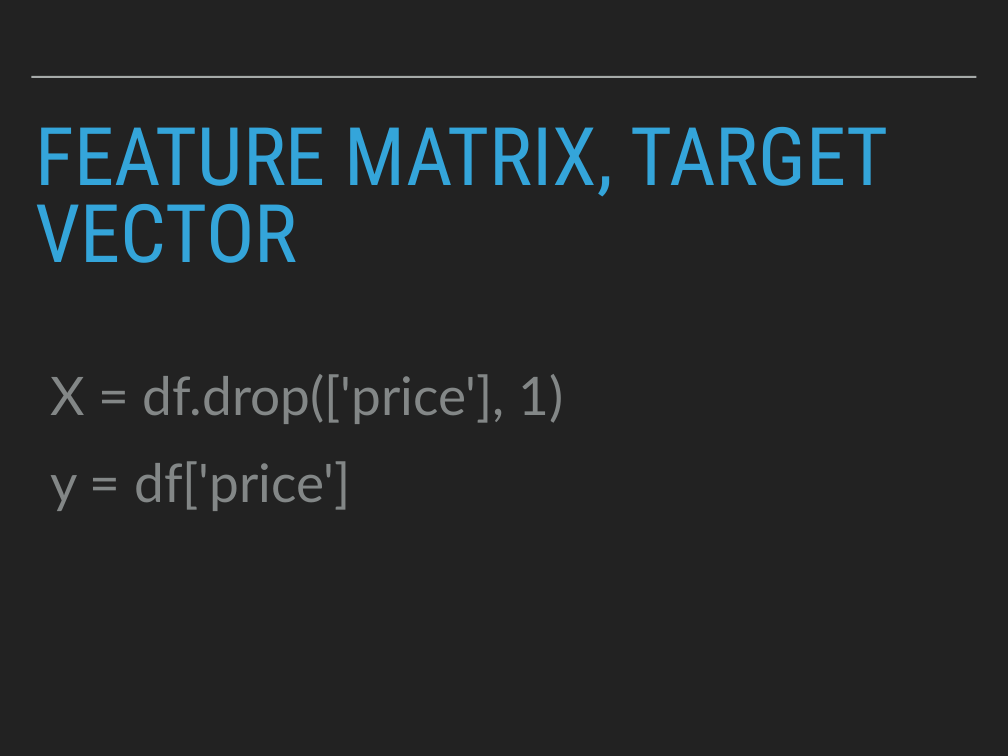
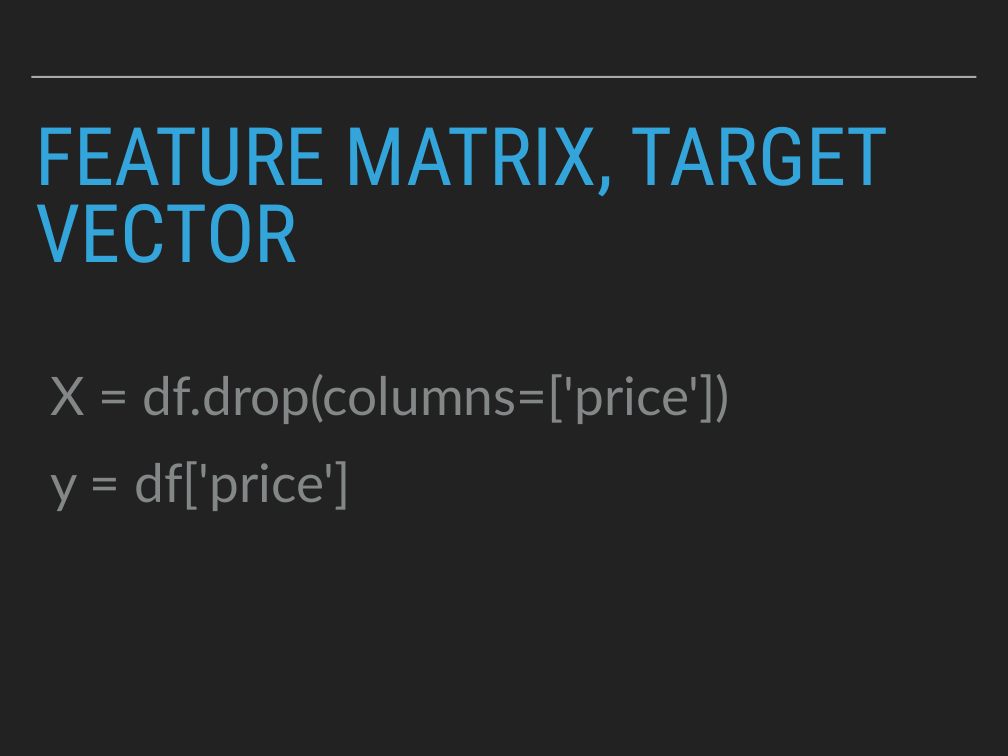
Before and after one commit to patricks1/noble-machine-learning, a slide deck: slide 9 of Session2/Session2_Slides.pptx (slide 4 before the commit). Drawn at 1008x756 pixels with LibreOffice and Linux fonts; fonts in the diff are those of the drawing. Boxes give left, top, right and bottom in pixels: in the first picture for what was removed or moved away, otherwise in the second. Text is boxed around its words. In the diff, an @@ line names an element or a change of style, - is before the commit and + after.

```diff
--- a/Session2/Session2_Slides.pptx
+++ b/Session2/Session2_Slides.pptx
@@ text at <box>50,374,730,424</box>: text changed @@
-X = df.drop(['price'], 1)
+X = df.drop(columns=['price'])
```
Also in this commit, not shown: 3 other slides changed, 39 slides added, 25 slides removed, 3 other files.
